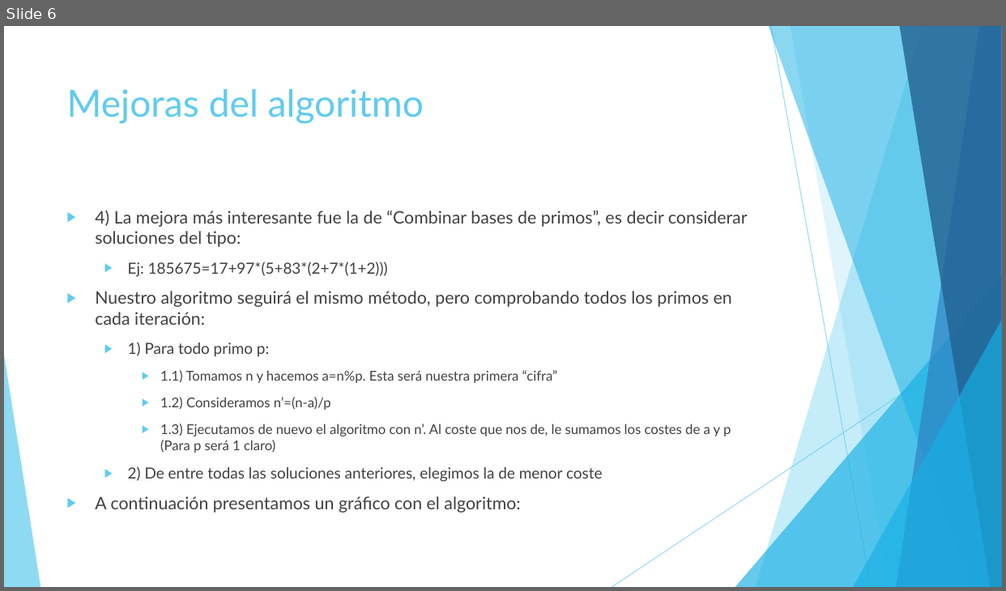
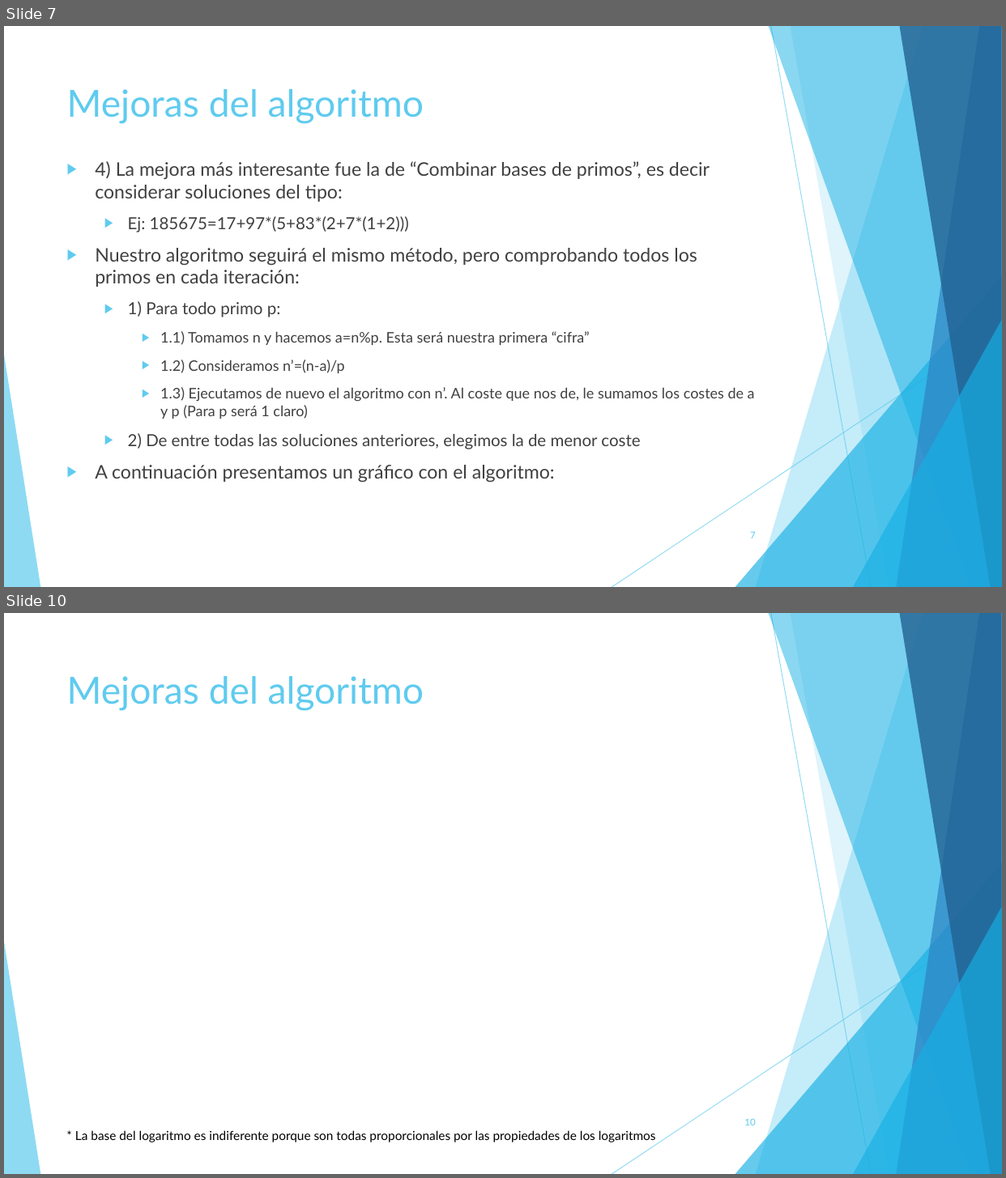
Before and after one commit to jsainero/reto_accenture, a slide deck: Reto Accenture.pptx. Shown one above the other, each under a label of ours: slide 6 before the commit, slides 7 and 10 after it; the slides between them are not shown. The pictures are 1006x591 and 1006x1178 pixels, drawn with LibreOffice and Linux fonts; fonts in the diff are those of the drawing; grey boxes stand for pictures. Boxes give left, top, right and bottom in pixels: in the first picture for what was removed or moved away, otherwise in the second. Text is boxed around its words. In the diff, an @@ line names an element or a change of style, - is before the commit and + after.

```diff
--- a/Reto Accenture.pptx
+++ b/Reto Accenture.pptx
@@ slide 10 added at [4,613,1002,1174], background #FFFFFF; not listed: 10 template elements that a slide beside it also shows @@
@@ title added at [67,676,424,711], 36 pt, text #5FCBEF @@
+Mejoras del algoritmo
@@ page number added at [744,1118,755,1126], 9 pt, text #5FCBEF @@
+10
@@ text added at [75,1131,656,1143], 12 pt, text #000000 @@
+* La base del logaritmo es indiferente porque son todas proporcionales por las propiedades de los logaritmos
@@ what was slide 6 is now slide 7 @@
@@ slide 7 changed as well @@
@@ text "4) La mejora más interesante ...": place and size @@
-text "4) La mejora más interesante ..." at [95,210,748,513]
+text "4) La mejora más interesante ..." at [95,161,755,482]
@@ text "4) La mejora más interesante ..." at [95,161,755,482]: size 16.6 to 18 pt in "4) La mejora más interesante fue la ...", "Nuestro algoritmo seguirá el mismo método, pero ...", "A continuación presentamos un gráfico con el ..."; size 14.8 to 16 pt in "Ej: 185675=17+97*(5+83*(2+7*(1+2)))", "1) Para todo primo p:", "2) De entre todas las soluciones anteriores, ..."; size 12.9 to 14 pt in "1.1) Tomamos n y hacemos a=n%p. Esta ...", "1.2) Consideramos n’=(n-a)/p", "1.3) Ejecutamos de nuevo el algoritmo con ..." @@
@@ page number added at [750,531,756,539], 9 pt, text #5FCBEF @@
+7
```
Also in this commit, not shown: 7 other slides changed, 3 other slides added, 1 other file.
